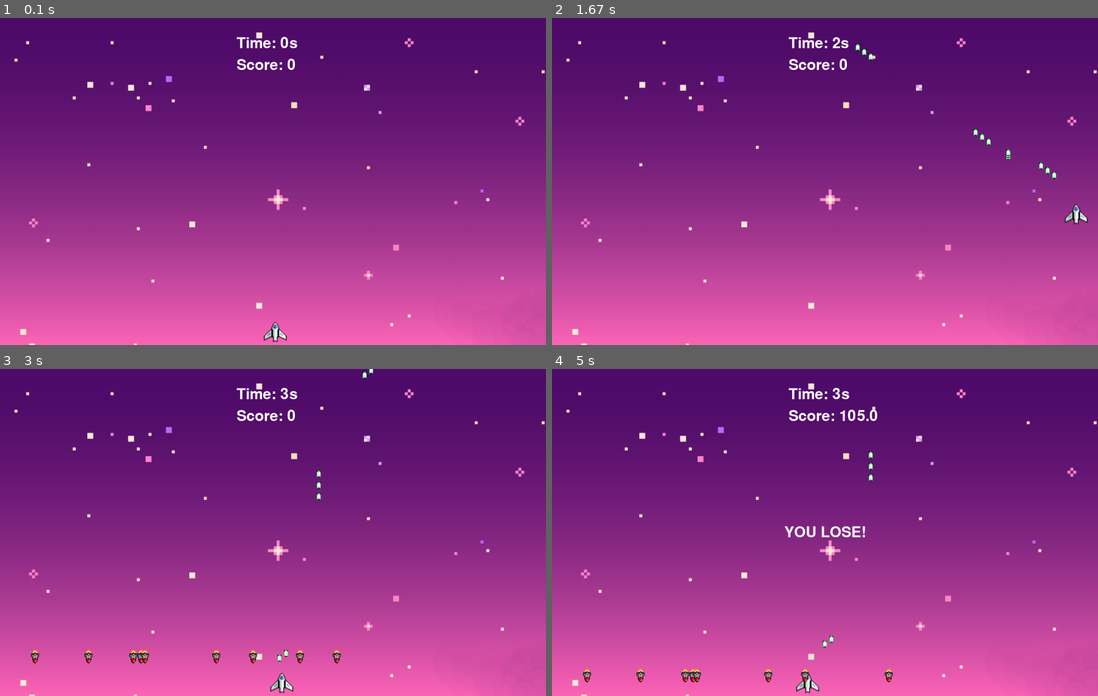
Above: before the commit, frames 1-4 (two rows, left to right).
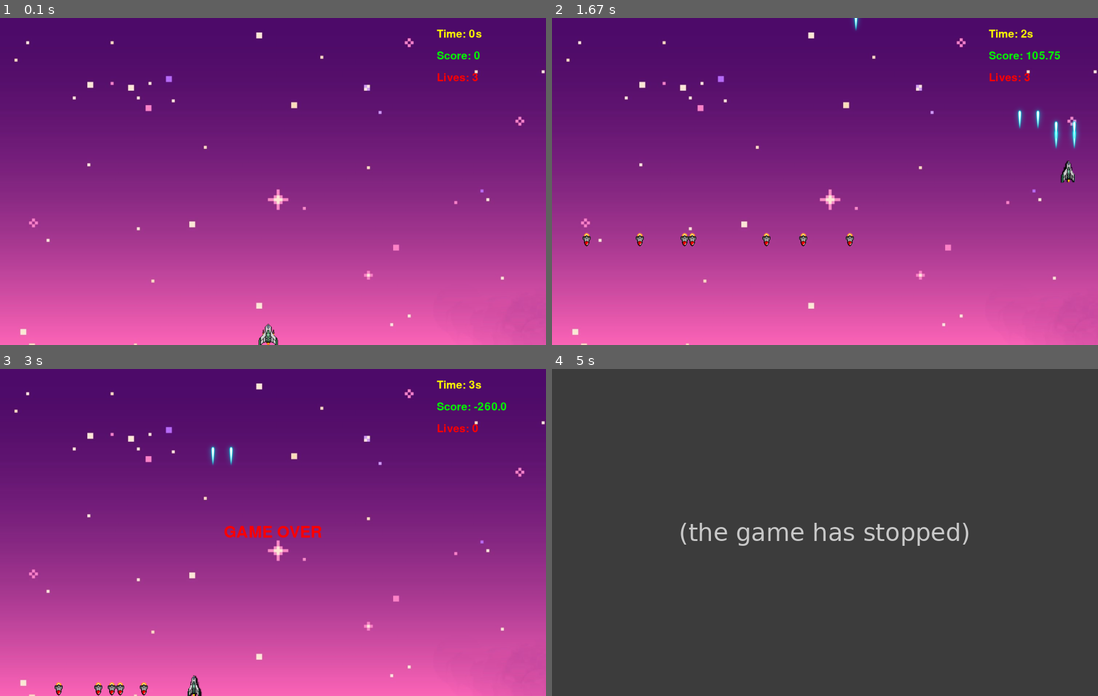
Above: after the commit, the same moments.

Repository: Avmannino/Phase_3_Final_Project_pygame
Game: pygame game, started from main.py
Two runs of this game, one before a commit and one after it. Both use one fixed random seed, a clock stepped at 60 frames per second and the inputs below.
Inputs:
- Up to frame 1 (0.1 s): no input
- Up to frame 2 (1.67 s): tap Space at 0.33, 0.73, 1.03, 1.23, 1.57 s; hold Right 0.67-1.13 s; hold Up 1.17-1.47 s; hold Right from 1.5 s (still down)
- Up to frame 3 (3 s): tap Space at 1.87, 2.07, 2.37, 2.63, 2.97 s; release Right at 1.97 s; hold Left 2-2.53 s; hold Down 2.57-2.87 s; hold Left from 2.9 s (still down)
- Up to frame 4 (5 s): tap Space at 3.27 s; release Left at 3.3 s

The runs differ from the first frame. In frame 1, 0.9% of the frame differs, in the area x 43-89%, y 3-100%; in frame 2, 1.8%; in frame 3, 2.2%; in frame 4, 100%, in the area x 0-100%, y 0-100%.
After the commit the program exited at 4.92 s; later frames show no game.

Commit message:
Added additional weapons & projectiles to player, additional cosmetic changes

Diff:
--- a/main.py
+++ b/main.py
@@ -2,6 +2,7 @@
 import time
 import random
 import sys
+import math
 
 pygame.font.init()
 
@@ -12,36 +13,51 @@
 # Background Image Variable
 BG = pygame.image.load("stars_bg.jpg")
 
-# Player Variable
-PLAYER_WIDTH = 85
-PLAYER_HEIGHT = 85
+# Player Variables
+PLAYER_WIDTH = 125
+PLAYER_HEIGHT = 75
 
-player_pos = [WIDTH / 2 - PLAYER_WIDTH / 2, HEIGHT - PLAYER_HEIGHT]
+# Load initial player image
+PLAYER_SURFACE = pygame.transform.scale(pygame.image.load("player_img1.png"), (100, 100))
+player_rect = pygame.Rect(WIDTH / 2 - PLAYER_WIDTH / 2, HEIGHT - PLAYER_HEIGHT, PLAYER_WIDTH, PLAYER_HEIGHT)
 
-PLAYER_SURFACE = pygame.transform.scale(pygame.image.load("player_img1.png"), (100, 100))
-player_rect = pygame.Rect(player_pos[0], player_pos[1], PLAYER_WIDTH, PLAYER_HEIGHT)
+# Load right-facing player image
+PLAYER_SURFACE_RIGHT = pygame.transform.scale(pygame.image.load("player_right.png"), (100, 100))
 
-PLAYER_VEL = 18
-BULLET_WIDTH = 10
+# Load left-facing player image
+PLAYER_SURFACE_LEFT = pygame.transform.scale(pygame.image.load("player_left.png"), (100, 100))
+
+PLAYER_VEL = 25
+BULLET_WIDTH = 21
 BULLET_HEIGHT = 15
-BULLET_VEL = 13
+BULLET_VEL = 15
 
 # Load Bullets Sprite
 green_bullet_image = pygame.image.load("green_bullet.png").convert_alpha()
-enemy_bullet_image = pygame.image.load("bullets.png").convert_alpha()  # New image for enemy bullets
+enemy_bullet_image = pygame.image.load("bullets.png").convert_alpha()
 
-FONT = pygame.font.SysFont("comic sans", 60)
+FONT = pygame.font.SysFont("Lucida Console Bold", 45)
+LOSE_FONT = pygame.font.SysFont("Lucida Console Bold", 65)
 
-def draw(player_rect, elapsed_time, bullets, score, player_pos):
+def draw(player_rect, elapsed_time, bullets, score, lives, hit, keys):
     WIN.blit(BG, (0, 0))
 
-    time_text = FONT.render(f"Time: {round(elapsed_time)}s", 1, "white")
-    score_text = FONT.render(f"Score: {score}", 1, "white")
+    time_text = FONT.render(f"Time: {round(elapsed_time)}s", 1, "yellow")
+    score_text = FONT.render(f"Score: {score}", 1, "lime")
+    lives_text = FONT.render(f"Lives: {lives}", 1, "red")
 
-    WIN.blit(time_text, (650, 50))
-    WIN.blit(score_text, (650, 110))
+    WIN.blit(time_text, (1200, 30))
+    WIN.blit(score_text, (1200, 90))
+    WIN.blit(lives_text, (1200, 150))
 
-    WIN.blit(PLAYER_SURFACE, (player_rect.x, player_rect.y))
+    # Use the right-facing player image when moving to the right
+    if keys[pygame.K_RIGHT]:
+        WIN.blit(PLAYER_SURFACE_RIGHT, (player_rect.x, player_rect.y))
+    # Use the left-facing player image when moving to the left
+    elif keys[pygame.K_LEFT]:
+        WIN.blit(PLAYER_SURFACE_LEFT, (player_rect.x, player_rect.y))
+    else:
+        WIN.blit(PLAYER_SURFACE, (player_rect.x, player_rect.y))
 
     for bullet_info in bullets:
         bullet, is_enemy_bullet = bullet_info[0], bullet_info[1]
@@ -50,8 +66,6 @@
         else:
             WIN.blit(green_bullet_image, (bullet.x, bullet.y))
 
-    pygame.display.update()
-
 # Main Game Loop
 def main():
     run = True
@@ -59,88 +73,97 @@
     start_time = time.time()
     elapsed_time = 0
     score = 0
-
-    bullet_add_increment = 2000
+    lives = 3
+    bullet_add_increment = 1000
     bullet_count = 0
+    initial_delay = 1500
 
     bullets = []
-    player_bullets = []  # Added a list for player bullets
+    player_bullets = []
     hit = False
 
+    player_bullet_cooldown = 0
+    player_bullet_cooldown_time = 5.0
+
     while run:
-        bullet_count += clock.tick(60)  # Runs while loop 60 times/sec
+        bullet_count += clock.tick(60)
         elapsed_time = time.time() - start_time
 
-        # Random Bullet Code
-        if bullet_count > bullet_add_increment:
-            for _ in range(9):
-                bullet_x = random.randint(0, WIDTH - BULLET_WIDTH)
-                bullet_y = -BULLET_HEIGHT
-                # Append a tuple with the bullet rectangle and a flag indicating it's an enemy bullet
-                bullets.append((pygame.Rect(bullet_x, bullet_y, BULLET_WIDTH, BULLET_HEIGHT), True))
-
-            bullet_add_increment = max(200, bullet_add_increment - 50)
-            bullet_count = 0
-
-        # Code in order to close window
         for event in pygame.event.get():
             if event.type == pygame.QUIT:
                 run = False
 
-        # Character Movements
         keys = pygame.key.get_pressed()
         player_rect.x -= keys[pygame.K_LEFT] * PLAYER_VEL if player_rect.x - PLAYER_VEL >= 0 else 0
         player_rect.x += keys[pygame.K_RIGHT] * PLAYER_VEL if player_rect.x + PLAYER_VEL + PLAYER_WIDTH <= WIDTH else 0
         player_rect.y -= keys[pygame.K_UP] * PLAYER_VEL if player_rect.y - PLAYER_VEL >= 0 else 0
         player_rect.y += keys[pygame.K_DOWN] * PLAYER_VEL if player_rect.y + PLAYER_VEL + PLAYER_HEIGHT <= HEIGHT else 0
 
-        # Shooting Player Bullets
-        if keys[pygame.K_SPACE]:
+        if keys[pygame.K_SPACE] and player_bullet_cooldown <= 0:
             bullet_x = player_rect.x + PLAYER_WIDTH // 2 - BULLET_WIDTH // 2
             bullet_y = player_rect.y - BULLET_HEIGHT
-            # Append a tuple with the bullet rectangle and a flag indicating it's a player bullet
             player_bullets.append((pygame.Rect(bullet_x, bullet_y, BULLET_WIDTH, BULLET_HEIGHT), False))
+            diagonal_bullet_x = player_rect.x + PLAYER_WIDTH // 6 - BULLET_WIDTH // 6 - int(
+                BULLET_VEL * round(math.cos(math.pi / 8)))
+            diagonal_bullet_y = player_rect.y - BULLET_HEIGHT - int(BULLET_VEL * round(math.sin(math.pi / 8)))
+            player_bullets.append(
+                (pygame.Rect(diagonal_bullet_x, diagonal_bullet_y, BULLET_WIDTH, BULLET_HEIGHT), False))
+            player_bullet_cooldown = player_bullet_cooldown_time
 
-        # Moving Bullets
+        if player_bullet_cooldown > 0:
+            player_bullet_cooldown -= clock.get_rawtime()
+
+        if bullet_count > bullet_add_increment:
+            for _ in range(8):
+                bullet_x = random.randint(0, WIDTH - BULLET_WIDTH)
+                bullet_y = -BULLET_HEIGHT
+                bullets.append((pygame.Rect(bullet_x, bullet_y, BULLET_WIDTH, BULLET_HEIGHT), True))
+
+            bullet_add_increment = max(100, bullet_add_increment - 20)
+            bullet_count = 0
+
         bullets_to_remove = []
+        player_bullets_to_remove = []
         for index, bullet_info in enumerate(bullets[:]):
             bullet, is_enemy_bullet = bullet_info[0], bullet_info[1]
-            bullet.y += BULLET_VEL  # Bullets move downward
+            bullet.y += BULLET_VEL
             if bullet.y > HEIGHT:
                 bullets_to_remove.append(index)
-                score -= 50.00  # Decrease score for each missed bullet
+                score -= 52.25
 
-            # Check for collisions between player rectangle and enemy bullets
             if player_rect.colliderect(bullet) and is_enemy_bullet:
                 hit = True
+                lives -= 1
+                bullets_to_remove.append(index)
 
-        # Moving Player Bullets
-        player_bullets_to_remove = []
         for player_bullet_info in player_bullets[:]:
             player_bullet, _ = player_bullet_info
-            player_bullet.y -= BULLET_VEL  # Player bullets move upward
+            player_bullet.y -= BULLET_VEL
 
-            # Check for collisions between player bullets and falling bullets
             for index, bullet_info in enumerate(bullets[:]):
                 bullet, is_enemy_bullet = bullet_info[0], bullet_info[1]
                 if player_bullet.colliderect(bullet):
                     bullets_to_remove.append(index)
                     player_bullets_to_remove.append(player_bullet_info)
-                    score += 105.00  # Increase score for each hit
+                    score += 105.75
 
-        # Remove collided bullets
         bullets = [bullet_info for index, bullet_info in enumerate(bullets) if index not in bullets_to_remove]
-        player_bullets = [player_bullet_info for player_bullet_info in player_bullets if player_bullet_info not in player_bullets_to_remove]
+        player_bullets = [player_bullet_info for player_bullet_info in player_bullets if
+                           player_bullet_info not in player_bullets_to_remove]
 
-        draw(player_rect, elapsed_time, bullets + player_bullets, score, player_pos)
+        draw(player_rect, elapsed_time, bullets + player_bullets, score, lives, hit, keys)
 
-        if hit:
-            lost_text = FONT.render("YOU LOSE!", 1, "white")
-            WIN.blit(lost_text, (WIDTH // 2 - lost_text.get_width() // 2, HEIGHT // 2 - lost_text.get_height() // 2))
+        if lives <= 0:
+            game_over_text = LOSE_FONT.render("GAME OVER", 1, "red")
+            WIN.blit(game_over_text, (
+            WIDTH // 2 - game_over_text.get_width() // 2, HEIGHT // 2 - game_over_text.get_height() // 2))
             pygame.display.update()
             pygame.time.delay(2000)
             pygame.quit()
             sys.exit()
+        else:
+            run = True
+            pygame.display.update()
 
     pygame.quit()
 
Binary file changed: green_bullet.png
Binary file changed: player_img1.png
Binary file added: player_left.png
Binary file added: player_right.png
